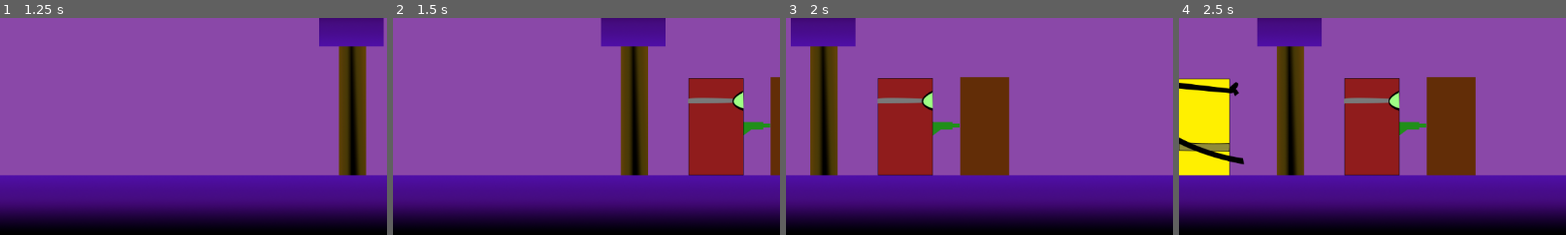
Above: before the commit, frames 1-4 (left to right).
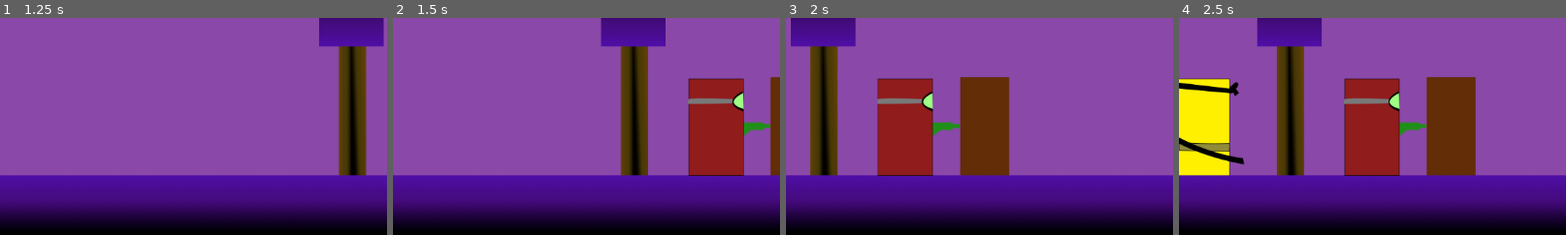
Above: after the commit, the same moments.

Repository: Schilez/KatanaZoro
Game: Godot game, scene res://Scenes/second_scene.tscn
Two runs of this game, one before a commit and one after it. Both use one fixed random seed, a clock stepped at 60 frames per second and the inputs below. This scene is started directly instead of the project's main scene.
Inputs (mouse positions are % of the whole screen's width and height, from its top left):
- Up to frame 1 (1.25 s): move the mouse to (45, 70) at 0.52 s; hold Right (move_right) from 0.53 s (still down); click (45, 70) at 0.6 s; tap Space (jump) at 0.77 s
- Up to frame 2 (1.5 s): keep holding Right (move_right); move the mouse to (80, 65) at 1.27 s; tap Shift (Dodge) at 1.35 s
- Up to frame 3 (2 s): keep holding Right (move_right); tap Space (jump) at 1.52 s
- Up to frame 4 (2.5 s): move the mouse to (20, 35) at 2.02 s; release Right (move_right) at 2.03 s; hold Left (move_left) from 2.03 s (still down); tap E (Interaction) at 2.1 s
The pictures show only the part of the screen within x 50-100%, y 49-98%; the shares and areas given below are measured in that part.

Frame 1 is identical in both runs. In frame 2, 0.4% of the frame differs, in the area x 76-98%, y 27-73%; in frame 3, 0.4%; in frame 4, 0.4%.

Commit message:
Started to cleaning enemy script.

Diff:
--- a/Scripts/enemy.gd
+++ b/Scripts/enemy.gd
@@ -1,5 +1,6 @@
 extends CharacterBody2D
 
+#Referacnes
 @onready var animated_sprite_2d: AnimatedSprite2D = $AnimatedSprite2D
 @onready var player: Player = %Player
 @onready var pivot_point: Node2D = $PivotPoint
@@ -11,18 +12,17 @@
 @onready var bullet_point_right: Node2D = $bullet_point_right
 @onready var stun_timer: Timer = $stun_timer
 
-
-
-
+#Instantiate scene
 const projectile_scene = preload("res://Scenes/projectiles.tscn")
 
+#Movment
 const Patrol_SPEED = 300.0
 var Chase_SPEED=600
 
 @export var is_gunman:= false
 
+#State Machine
 enum State {Patrol, Chase, Stand, Stunned, Shooting}
-
 @export var current_state:= State.Stand
 
 var direction := -1
@@ -33,6 +33,7 @@
 var is_in_range := false
 var gun_point
 var can_shoot:= true
+var agressive := false
 
 func _ready() -> void:
 	if is_gunman:
@@ -46,6 +47,8 @@
 
 
 func _physics_process(delta: float) -> void:
+
+	#Handle gravity
 	if not is_on_floor():
 		velocity += get_gravity() * delta
 
@@ -53,36 +56,23 @@
 
 	if is_in_range:
 		can_see_player= check_line_of_sight()
+
+
 
 	match current_state:
 		State.Patrol:
 			handle_patrol()
 		State.Chase:
-			handle_chase()
+			handle_chase(delta)
 		State.Stand:
 			handle_stand()
 		State.Shooting:
 			handle_shooting()
 		State.Stunned:
 			handle_stun()
-
-	if is_in_range and can_see_player and current_state!= State.Chase and current_state!=State.Stunned:
-		if not is_gunman:
-			current_state=State.Chase
-			animated_sprite_2d.play("NormalChase")
-		elif is_gunman:
-			current_state= State.Shooting
-			animated_sprite_2d.play("GunManChase")
-
-	elif current_state!=State.Patrol and !is_in_range or !can_see_player:
-		if current_state!=State.Stand and current_state != State.Stunned:
-			current_state=State.Patrol
-			if not is_gunman:
-				animated_sprite_2d.play("Normal")
-			elif is_gunman:
-				animated_sprite_2d.play("GunMan")
-
-
+			return
+
+	handle_states()
 
 	move_and_slide()
 
@@ -93,21 +83,20 @@
 	if ray_cast_right.is_colliding():
 		direction = -1
 
-func handle_chase():
+func handle_chase(delta: float):
 	if player:
 		if player.global_position.x< global_position.x:
 			direction=-1
 		elif player.global_position.x > global_position.x:
 			direction= 1
-
-	velocity.x = move_toward(velocity.x,Chase_SPEED*direction,20)
+	velocity.x = move_toward(velocity.x,Chase_SPEED*direction,1200*delta)
 
 func handle_flip():
 	animated_sprite_2d.flip_h= (direction== -1)
 	pivot_point.rotation_degrees=180 if direction==-1 else 0
 
 func handle_stand():
-	velocity= Vector2.ZERO
+	pass
 
 func handle_shooting():
 	if player:
@@ -116,14 +105,62 @@
 		elif player.global_position.x > global_position.x:
 			direction= 1
 
-	velocity= Vector2.ZERO
 	if can_shoot:
 		shoot()
 		can_shoot=false
 		shoot_timer.start()
 
 func handle_stun():
-	velocity=Vector2.ZERO
+	pass
+
+func change_state(state: State):
+	match current_state:
+		State.Patrol:
+			pass
+		State.Chase:
+			agressive=false
+		State.Stand:
+			pass
+		State.Stunned:
+			if is_gunman:
+				animated_sprite_2d.play("GunMan")
+			else:
+				animated_sprite_2d.play("Normal")
+		State.Shooting:
+			agressive=false
+
+	current_state=state
+
+	match current_state:
+		State.Patrol:
+			if is_gunman:
+				animated_sprite_2d.play("GunMan")
+			else:
+				animated_sprite_2d.play("Normal")
+		State.Chase:
+			agressive =true
+			animated_sprite_2d.play("NormalChase")
+		State.Stand:
+			velocity= Vector2.ZERO
+		State.Stunned:
+			velocity=Vector2.ZERO
+			animated_sprite_2d.play("Stunned")
+			stun_timer.start()
+		State.Shooting:
+			agressive=true
+			velocity= Vector2.ZERO
+			animated_sprite_2d.play("GunManChase")
+
+func handle_states():
+
+	if  can_see_player and not agressive:
+		if is_gunman:
+			change_state(State.Shooting)
+		else:
+			change_state(State.Chase)
+
+	elif not can_see_player and agressive:
+		change_state(State.Patrol)
 
 
 func _on_detection_area_2d_body_entered(body: Node2D) -> void:
@@ -134,6 +171,7 @@
 func _on_detection_area_2d_body_exited(body: Node2D) -> void:
 	if  body==player:
 		is_in_range=false
+		can_see_player=false
 
 func check_line_of_sight()-> bool:
 	if player:
@@ -156,33 +194,18 @@
 	projectile.launch(dir_to_player,"Bullet")
 
 func apply_stun():
-	current_state=State.Stunned
-	animated_sprite_2d.play("Stunned")
-	stun_timer.start()
+	change_state(State.Stunned)
 
 func kill():
 	GameManager.add_kill()
 	queue_free()
 
-	visible=false
-
-	collision_layer=0
-	collision_mask=0
-
-	set_physics_process(false)
-	set_process(false)
-
 func _on_shoot_timer_timeout() -> void:
 	can_shoot=true
 
 
 func _on_stun_timer_timeout() -> void:
-	current_state=State.Stand
-	if is_gunman:
-		animated_sprite_2d.play("GunMan")
-	else:
-		animated_sprite_2d.play("Normal")
-
+	change_state(State.Stand)
 
 
 func _on_hurt_box_area_entered(_area: Area2D) -> void:
